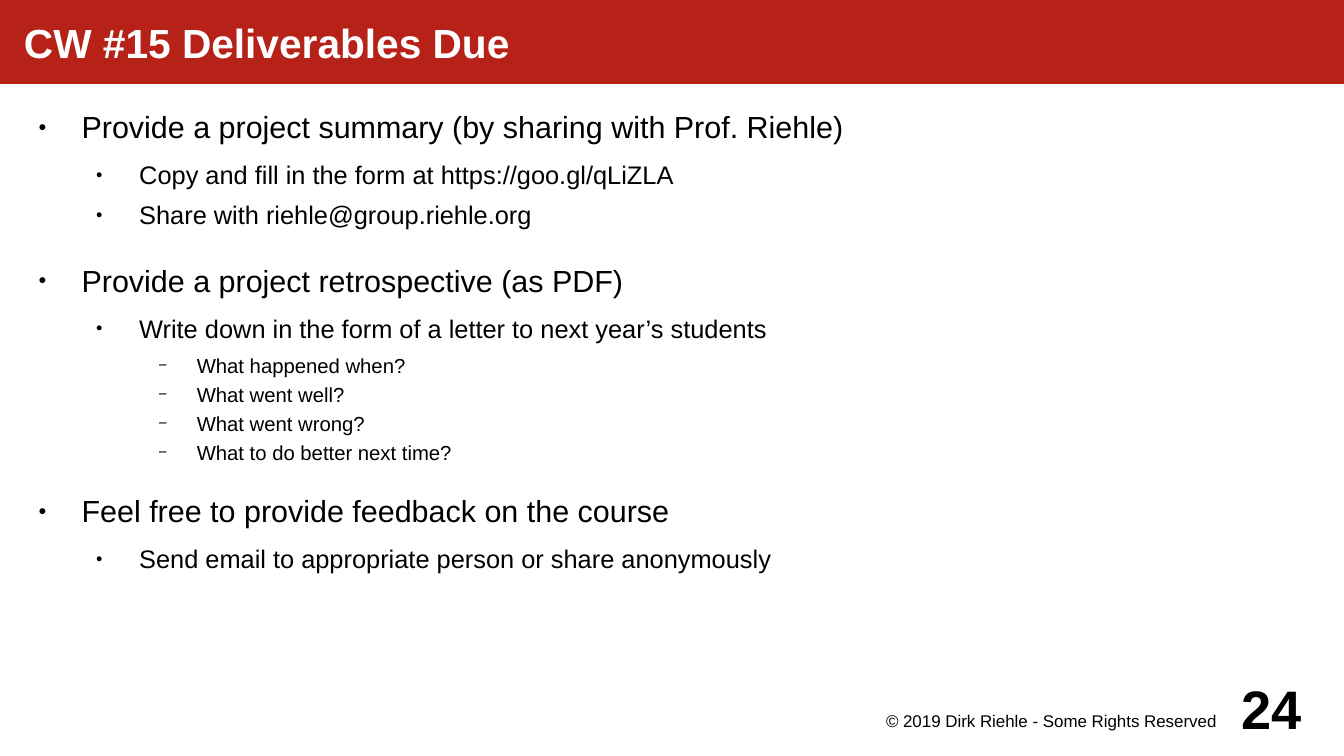
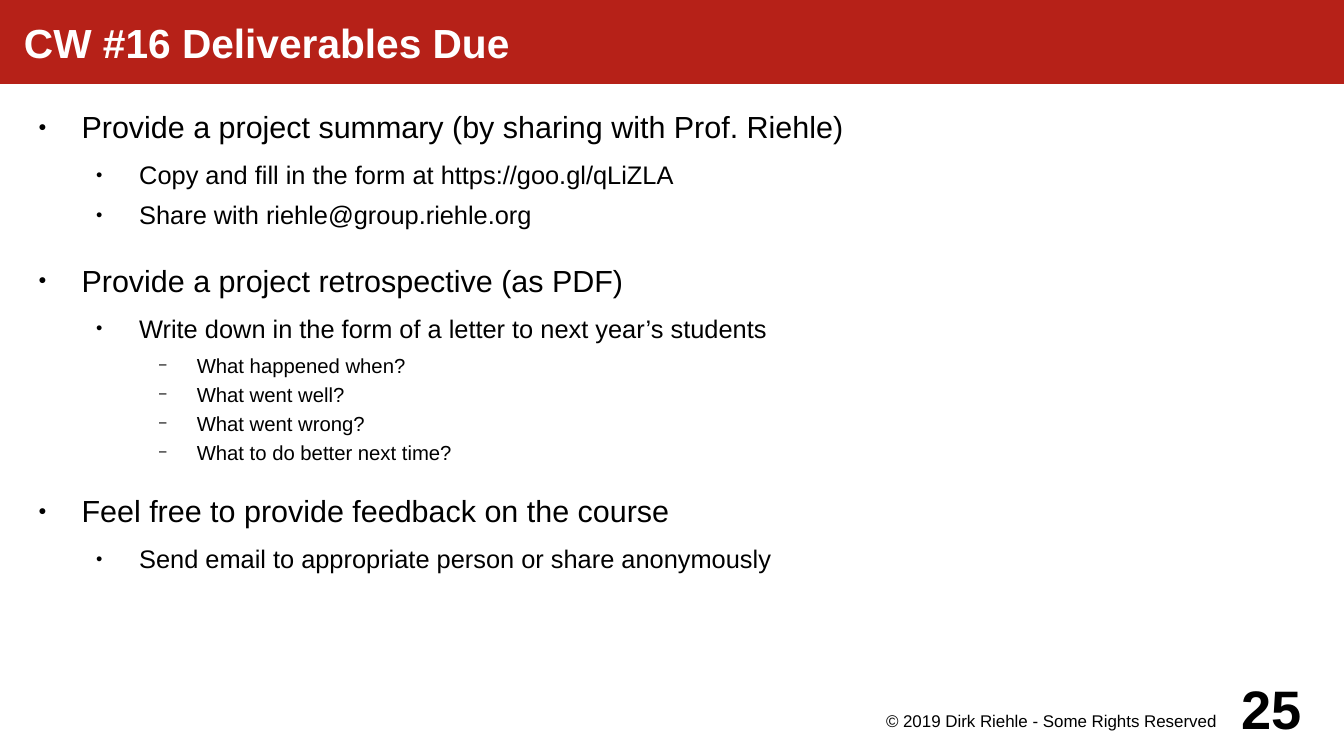
Before and after one commit to dirkriehle/amos-course, a slide deck: slide 25 of Lecture slides/AMOS A02 - Course Schedule.odp (slide 24 before the commit). Drawn at 1344x756 pixels with LibreOffice and Linux fonts; fonts in the diff are those of the drawing. Boxes give left, top, right and bottom in pixels: in the first picture for what was removed or moved away, otherwise in the second. Text is boxed around its words. In the diff, an @@ line names an element or a change of style, - is before the commit and + after.

```diff
--- a/Lecture slides/AMOS A02 - Course Schedule.odp
+++ b/Lecture slides/AMOS A02 - Course Schedule.odp
@@ title at box(24, 28, 510, 59): text changed @@
-CW #15 Deliverables Due
+CW #16 Deliverables Due
@@ page number at box(1242, 691, 1302, 730): text changed @@
-24
+25
```
Also in this commit, not shown: 9 other slides changed, 1 slide added, 4 other files.
